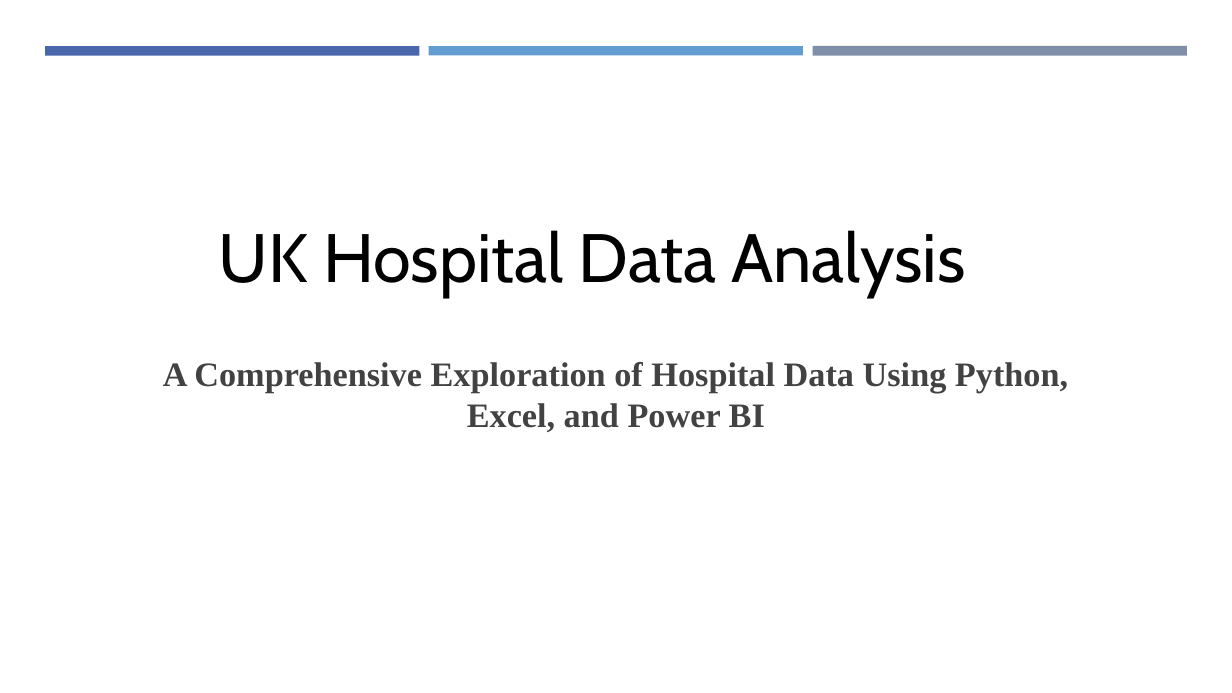
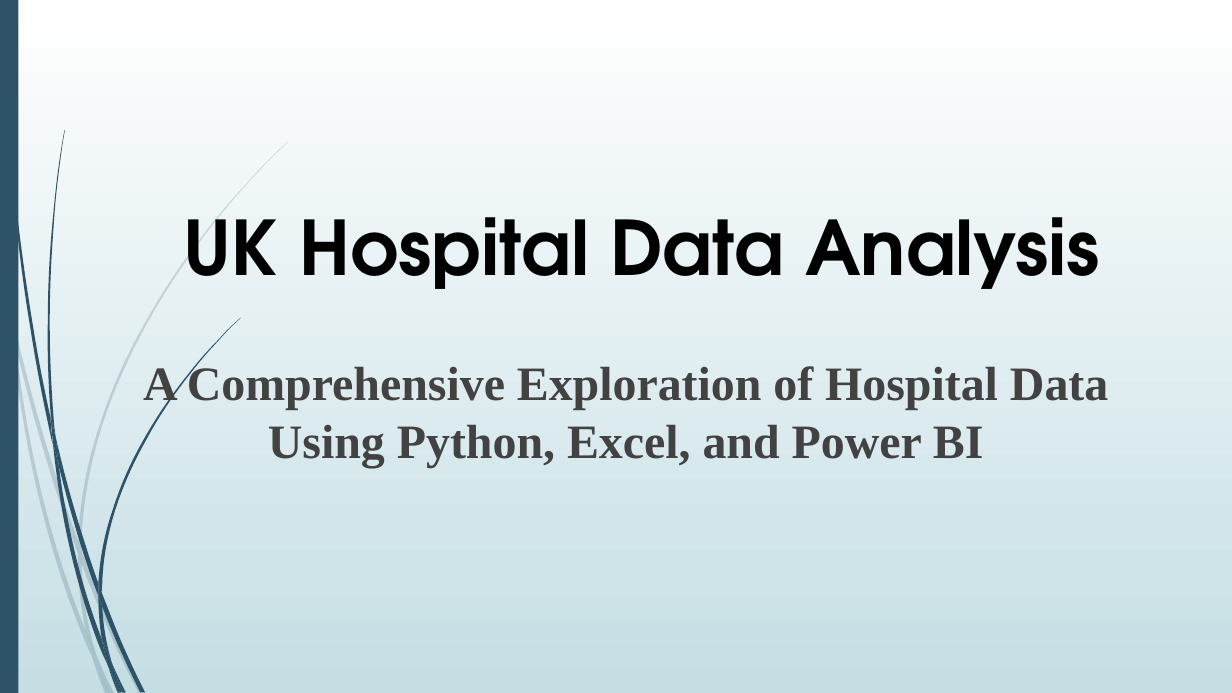
Before and after one commit to kouakoua1/Hospital-Analysis, a slide deck: slide 2 of 5 - Hospital Data Analysis report - Presentation.pptx (slide 1 before the commit). Drawn at 1232x693 pixels with LibreOffice and Linux fonts; fonts in the diff are those of the drawing. Boxes give left, top, right and bottom in pixels: in the first picture for what was removed or moved away, otherwise in the second. Text is boxed around its words. In the diff, an @@ line names an element or a change of style, - is before the commit and + after.

```diff
--- a/5 - Hospital Data Analysis report - Presentation.pptx
+++ b/5 - Hospital Data Analysis report - Presentation.pptx
@@ background #FFFFFF to gradient #FFFFFF to #C5DEE5 @@
@@ rectangle added at [0, 0, 18, 692], fill #2E5369 @@
@@ rectangle removed at [46, 47, 420, 57] @@
@@ rectangle removed at [429, 47, 803, 55] @@
@@ rectangle removed at [813, 46, 1188, 55] @@
@@ text "UK Hospital Data Analysis": place and size @@
-text "UK Hospital Data Analysis" at [219, 230, 966, 297]
+text "UK Hospital Data Analysis" at [183, 217, 1100, 289]
@@ text "UK Hospital Data Analysis" at [183, 217, 1100, 289]: size 40 to 44 pt, font Cabin to TeX Gyre Adventor, bold on @@
@@ text "A Comprehensive Exploration of Hospital ...": place and size @@
-text "A Comprehensive Exploration of Hospital ..." at [163, 362, 1068, 432]
+text "A Comprehensive Exploration of Hospital ..." at [143, 363, 1108, 467]
@@ text "A Comprehensive Exploration of Hospital ..." at [143, 363, 1108, 467]: size 20 to 28 pt @@
@@ group added at [0, 142, 288, 693]: 10 freeform shapes @@
@@ group added at [2, 0, 241, 693]: 12 freeform shapes @@
```
Also in this commit, not shown: 18 other slides changed, 4 slides added, 15 slides removed, 1 other file.
